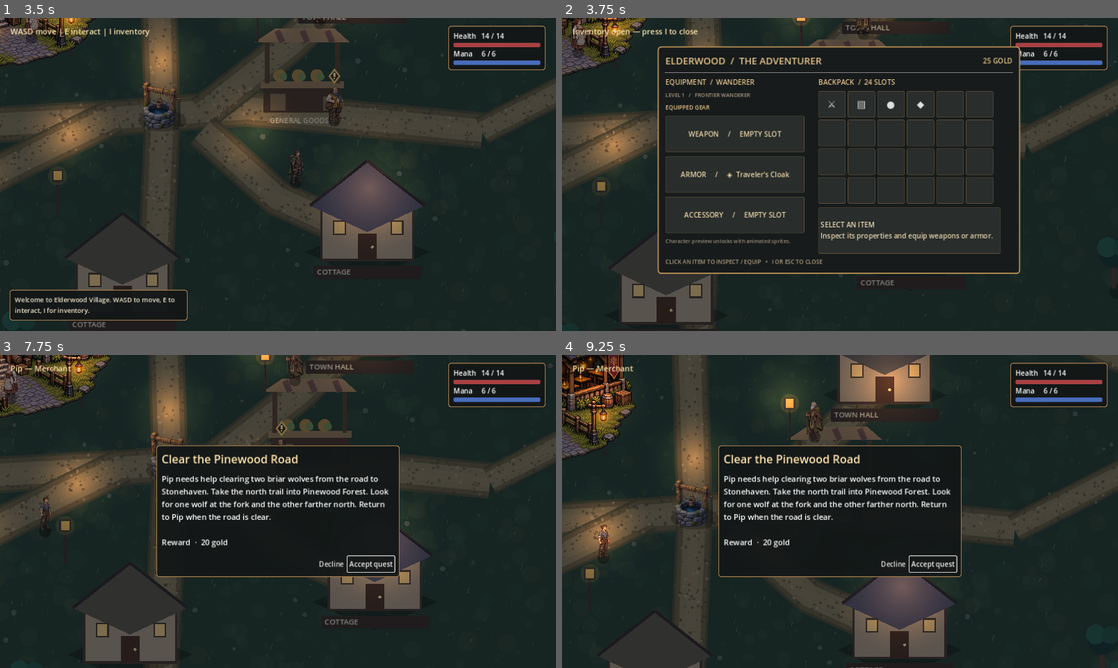
Above: before the commit, frames 1-4 (two rows, left to right).
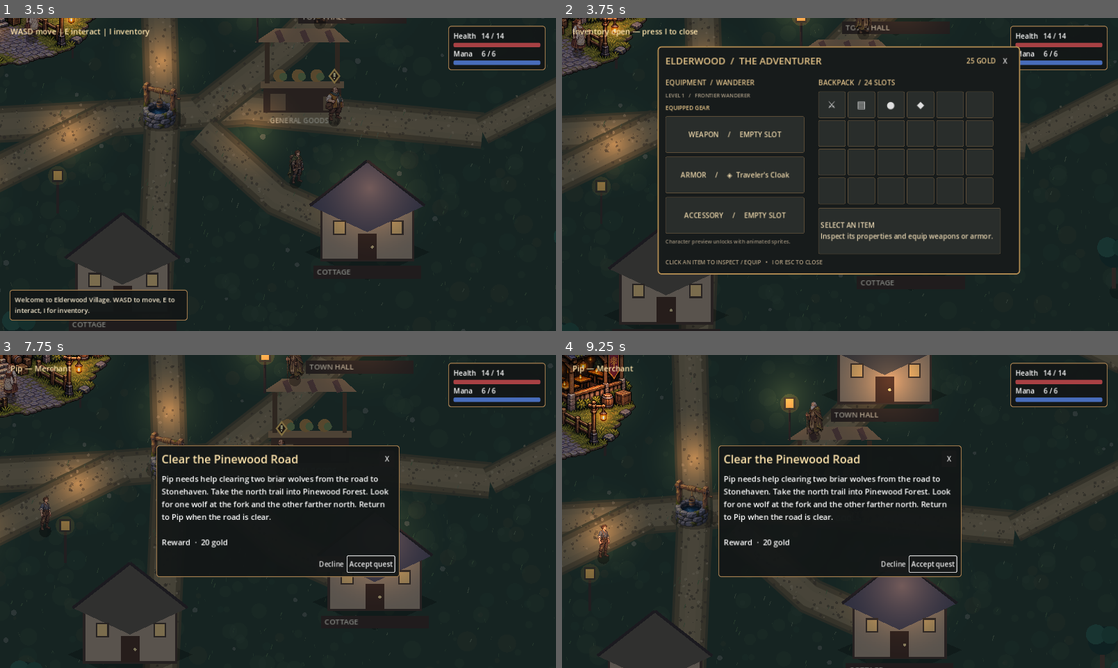
Above: after the commit, the same moments.

Repository: bhubler/elderwood-frontier-pc
Game: Godot game, scene res://scenes/world.tscn
Two runs of this game, one before a commit and one after it. Both use one fixed random seed, a clock stepped at 60 frames per second and the inputs below.
Inputs (mouse positions are in pixels of both pictures, inside the frame that each line leads up to):
- Up to frame 1 (3.5 s): click "HUMAN Frontier traveler / wea…" at 0.5 s; tap Enter at 1.25 s; move the mouse to (400, 158) at 1.27 s; hold D 1.28-2.03 s; tap E at 1.35, 2.1, 3.05 s; click (400, 158) at 1.42 s; tap Space at 1.52, 2.27 s; move the mouse to (166, 190) at 2.02 s; hold S 2.03-2.78 s; move the mouse to (333, 105) at 2.77 s; hold D from 2.78 s (still down); tap J at 2.85 s
- Up to frame 2 (3.75 s): move the mouse to (812, 237) at 3.52 s; release D at 3.53 s; hold W from 3.53 s (still down); tap I at 3.6 s; click (812, 237) at 3.67 s
- Up to frame 3 (7.75 s): tap Space at 3.77, 4.52, 5.27, 6.77, 7.52 s; tap E every 0.75 s from 3.8 to 7.55 s; move the mouse to (444, 558) at 4.27 s; release W at 4.28 s; hold A 4.28-5.78 s; tap F at 4.35 s; move the mouse to (111, 464) at 5.02 s; tap L at 5.1 s; move the mouse to (305, 511) at 5.77 s; hold S 5.78-6.53 s; tap Q at 5.85 s; click (305, 511) at 5.92 s; move the mouse to (194, 433) at 6.52 s; hold D 6.53-7.28 s; tap Tab at 6.6 s; move the mouse to (400, 495) at 7.27 s; hold W from 7.28 s (still down); tap V at 7.35 s
- Up to frame 4 (9.25 s): release W at 8 s; click "Decline" (after the commit: "X") at 8 s; move the mouse to (728, 527) at 8.77 s; hold D from 8.78 s (still down); tap R at 8.85 s; click (728, 527) at 8.92 s; tap Space at 9.02 s; tap E at 9.05 s

Frame 1 is identical in both runs. In frame 2, 2.9% of the frame differs, in the area x 17-83%, y 12-82%; in frame 3, less than 0.1%; in frame 4, less than 0.1%.

Commit message:
Replay crypt encounters and standardize panel close controls and area art

Diff:
--- a/scripts/frontier/forsaken_chapter.gd
+++ b/scripts/frontier/forsaken_chapter.gd
@@ -5,6 +5,7 @@
 
 const Fireball := preload("res://scripts/pinewood_fireball.gd")
 const FIREBALL_COST := 30.0
+const PanelHeader := preload("res://scripts/panel_header.gd")
 const AreaTransition := preload("res://scripts/area_transition.gd")
 const WorldCollision := preload("res://scripts/world_collision.gd")
 const State = preload("res://scripts/frontier/adventure_state.gd")
@@ -42,6 +43,7 @@
 const STONEHAVEN_BUILDING_SCALE := 1.32
 var points: Array[Point] = []
 var enemy: Enemy
+var crypt_defeated_this_visit: Array[String] = []
 var emissary: Point
 var emissary_actor: Node2D
 var grimoire_art: Sprite2D
@@ -85,6 +87,13 @@
     for item_id in state.quest_items:
         if Layouts.ITEMS.has(item_id):
             inventory.grant_item(item_id, Layouts.ITEMS[item_id])
+    var journal_content := VBoxContainer.new()
+    journal_panel.remove_child(journal_text)
+    journal_panel.add_child(journal_content)
+    var journal_title := Label.new()
+    journal_title.text = "Quest Journal"
+    PanelHeader.add_title(journal_content, journal_title, journal_panel.hide)
+    journal_content.add_child(journal_text)
     _build_grimoire_dialog()
     summon = Node2D.new()
     summon.z_index = 6
@@ -136,7 +145,11 @@
             Overworld.CARAVAN + Vector2(125, 135))
     if layout.has("enemy"):
         var definition: Array = layout["enemy"]
-        if definition[0] not in state.defeated and not (region == "cellar_gate" and state.entry_method == "grimoire"):
+        var encounter_id: String = definition[0]
+        var cleared := encounter_id in state.defeated
+        if encounter_id in ["ossuary_skeleton", "bonecaller"]:
+            cleared = encounter_id in crypt_defeated_this_visit
+        if not cleared and not (region == "cellar_gate" and state.entry_method == "grimoire"):
             _add_enemy(definition)
     if state.emissary_pending:
         _bring_emissary()
@@ -521,8 +534,8 @@
     hud.text = "%s  |  HP %d/%d  |  Mana %d/%d  |  Level %d\n%s\nLMB / Space attack  ·  RMB / F Fireball  ·  L grimoire  ·  Q summon  ·  J journal  ·  I inventory\n%s" % [
         Layouts.REGIONS[region]["title"], health, MAX_HEALTH, floori(mana), State.MAX_MANA, state.level(), prompt, notice
     ]
-    journal_text.text = "%s\n\n%s\n%d XP  ·  %d unspent character points  ·  Conjuration rank %d (%d casts)\nBlack Hand reputation %d%s\n\nJ or Esc to close" % [
-        "Quest Journal", state.journal(), state.experience, state.training_points(),
+    journal_text.text = "%s\n%d XP  ·  %d unspent character points  ·  Conjuration rank %d (%d casts)\nBlack Hand reputation %d%s\n\nJ or Esc to close" % [
+        state.journal(), state.experience, state.training_points(),
         state.conjuration_rank(), state.conjuration_uses, state.black_hand_reputation(),
         "  ·  Entry by %s" % state.entry_method if not state.entry_method.is_empty() else ""
     ]
@@ -656,7 +669,7 @@
         "veiled_agent":
             _speak_to_agent()
         "grimoire":
-            if "bonecaller" not in state.defeated:
+            if is_instance_valid(enemy) or "bonecaller" not in state.defeated:
                 notice = "The Bonecaller bars the way to the lectern."
             else:
                 _show_grimoire_dialog(false)
@@ -682,7 +695,7 @@
 func _try_travel(destination: String) -> void:
     if not Layouts.REGIONS.has(destination):
         return
-    if destination == "crypt_ritual" and "ossuary_skeleton" not in state.defeated:
+    if destination == "crypt_ritual" and (is_instance_valid(enemy) or "ossuary_skeleton" not in state.defeated):
         notice = "Defeat the Restless Skeleton to reach the ritual chamber."
     elif destination == "hideout" and region == "cellar_gate" and state.entry_method.is_empty():
         notice = "The Black Hand Guard bars the way. Defeat him to enter."
@@ -747,7 +760,7 @@
     panel.add_child(content)
     grimoire_heading = Label.new()
     grimoire_heading.add_theme_font_size_override("font_size", 25)
-    content.add_child(grimoire_heading)
+    PanelHeader.add_title(content, grimoire_heading, grimoire_dialog.hide)
     grimoire_details = Label.new()
     grimoire_details.autowrap_mode = TextServer.AUTOWRAP_WORD_SMART
     content.add_child(grimoire_details)
@@ -898,8 +911,13 @@
         fireball.detonate()
 
 func _on_victory(encounter_id: String, reward_xp: int) -> void:
-    notice = "%s defeated. +%d XP" % [enemy.title, reward_xp]
+    var already_rewarded := encounter_id in state.defeated
+    notice = "%s defeated." % enemy.title
+    if not already_rewarded:
+        notice += " +%d XP" % reward_xp
     enemy = null
+    if encounter_id in ["ossuary_skeleton", "bonecaller"]:
+        crypt_defeated_this_visit.append(encounter_id)
     state.record_victory(encounter_id, reward_xp)
     if encounter_id == "bonecaller":
         _show_grimoire_dialog(true)
--- /dev/null
+++ b/scripts/panel_header.gd
@@ -0,0 +1,17 @@
+extends RefCounted
+
+static func add_close_button(header: HBoxContainer, close: Callable) -> void:
+    var button := Button.new()
+    button.name = "CloseButton"
+    button.text = "X"
+    button.tooltip_text = "Close"
+    button.custom_minimum_size = Vector2(34, 32)
+    button.pressed.connect(close)
+    header.add_child(button)
+
+static func add_title(content: VBoxContainer, title: Label, close: Callable) -> void:
+    var header := HBoxContainer.new()
+    content.add_child(header)
+    title.size_flags_horizontal = Control.SIZE_EXPAND_FILL
+    header.add_child(title)
+    add_close_button(header, close)
--- a/scripts/village_interactions.gd
+++ b/scripts/village_interactions.gd
@@ -2,6 +2,7 @@
 ## Frontier village interactions: NPCs, inn interior, dialogue, and starter inventory.
 @export var inventory_only := false
 
+const PanelHeader := preload("res://scripts/panel_header.gd")
 const AreaTransition := preload("res://scripts/area_transition.gd")
 const BACKPACK_CAPACITY := 24
 const INTERACT_DISTANCE := 115.0
@@ -197,7 +198,7 @@
     quest_title = Label.new()
     quest_title.add_theme_font_size_override("font_size", 26)
     quest_title.add_theme_color_override("font_color", Color("#ffe5ad"))
-    content.add_child(quest_title)
+    PanelHeader.add_title(content, quest_title, _close_quest_offer)
     quest_details = Label.new()
     quest_details.autowrap_mode = TextServer.AUTOWRAP_WORD_SMART
     quest_details.add_theme_font_size_override("font_size", 18)
@@ -277,6 +278,7 @@
     gold_label = Label.new()
     gold_label.add_theme_color_override("font_color", Color("#e7c589"))
     top.add_child(gold_label)
+    PanelHeader.add_close_button(top, _close_inventory)
     var rule := HSeparator.new()
     layout.add_child(rule)
     var columns := HBoxContainer.new()
@@ -626,6 +628,10 @@
     elif not forest.cast_fireball(aim, cursor) and not forest.in_stonehaven() and forest.mana < forest.FIREBALL_COST:
         _show_message("Not enough mana. Give it a moment to recover.", 3.0)
 
+func _close_inventory() -> void:
+    inventory_open = false
+    inventory_panel.hide()
+
 func _unhandled_key_input(event: InputEvent) -> void:
     if not event is InputEventKey or not event.pressed or event.echo:
         return
@@ -659,8 +665,7 @@
         get_viewport().set_input_as_handled()
     elif event.keycode == KEY_E:
         if inventory_open:
-            inventory_open = false
-            inventory_panel.hide()
+            _close_inventory()
         elif conversation_open:
             conversation_open = false
             ui.hide()
Not shown, added: scripts/panel_header.gd.uid
Not shown, changed: AGENTS.md
